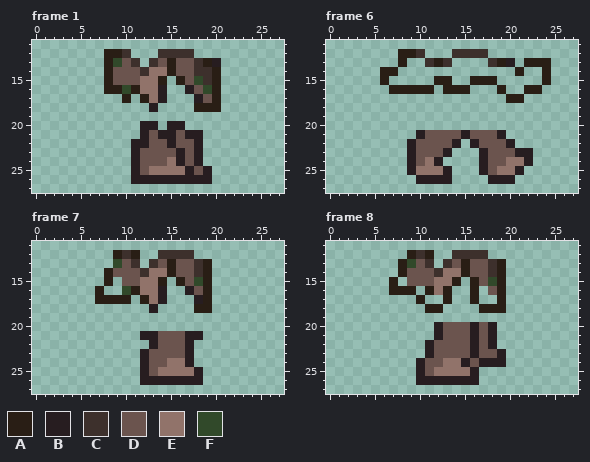
Pixel-art file -- Sources/Modules/Yggdrasil/KelpCurtain/Items/Armors/Witherbark/WitherbarkBreastPlate_Cloak_ase.ase. The picture above was drawn from the file before the commit.
30x28 pixels, 20 frames. Shown: frame 1: x 0..27, y 11..27; frame 6: x 0..27, y 11..27; frame 7: x 0..27, y 11..27; frame 8: x 0..27, y 11..27. The commit also changed other frames, which this record leaves out.
Visible layers, top first: "Layer 1", "Sprite Sheet".
Palette (. is transparent): A #291e15  B #271d20  C #3d302c  D #6b544e  E #91736a  F #31492a
Pixels before, frame 1, first column x 8:
12 AAC...CCCC...
13 AFDC.CDADDCAB
14 ADDDCEEADDCCA
15 ADDDEEA.ADFCA
16 AAFAEEB..BDFA
17 ..A.AEB...BDA
18 .....B....AAA
19 .............
20 ....BB.BB....
21 ....BDBBDBB..
22 ...BBDDBDDB..
23 ...BDDDDBDB..
24 ...BDDDEBDB..
25 ...BDEEEEBDB.
26 ...BBBBBBBBB.
Pixels before, frame 6, first column x 6:
12 ..AAC...CCCC.......
13 ..A..CAC....CAB.AAA
14 AA.............A..A
15 A.....AA..AAA.....A
16 .AAAAA.AAA...A..AA.
17 ..............AA...
18 ...................
19 ...................
20 ...................
21 ....BDDDDBDDDB.....
22 ...BDDDDB.BDDDB....
23 ...BDDDB...BDDDBB..
24 ...BDEB....BDDEEB..
25 ...BEEEB...BDEEB...
26 ....BBBB....BBB....
Pixels before, frame 7, first column x 7:
12 ..ACA..CCCC..
13 ..FDC.CDADDCA
14 .ADDDCEEADDCA
15 .A.DDEEA.ADFA
16 A..FAEEB..BDA
17 AAAA.AEB...BA
18 ......B....AA
19 .............
20 .............
21 .....BBDDDBB.
22 ......BDDDB..
23 .....BDDDDB..
24 .....BDDEEB..
25 .....BDEEEEB.
26 .....BBBBBBB.
Pixels before, frame 8, first column x 7:
12 ..ACA..CCCC..
13 .AFDC.CDADDCA
14 .ADDDCEEADDCA
15 A.DDDEEA.ADFA
16 AAA.AEA..A.DA
17 ...A..A..A..A
18 ....AA....AAA
19 .............
20 .....BDDDBDB.
21 .....BDDDBDB.
22 ....BDDDDBDB.
23 ....BDDDDBDDB
24 ...BDDEEBDBBB
25 ...BDEEEEB...
26 ...BBBBBBB...
After the commit:
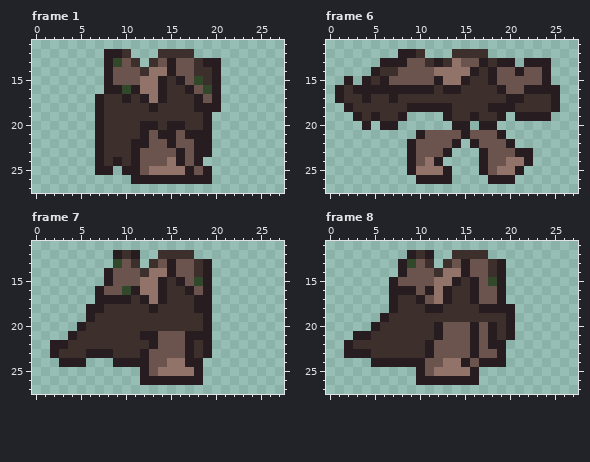
Edits made:
Changed rows in their new state; - is an unchanged pixel.
Frame 1, layers "Layer 1", "Sprite Sheet":
first column x 7:
12 -BB-----------
13 -B------B---B-
14 -B------B----B
15 -B-----BCB---B
16 -BB-B---CC---B
17 BCCBCB--CCC--B
18 BCCCCC-CCCCBBB
19 BCCCCCCCCCCCB-
20 BCCCC--C--CCB-
21 BCCCC-------B-
22 BCCC--------B-
23 BCCC--------B-
24 BCBC----------
25 BB-B----------
Frame 6, layers "Layer 1", "Sprite Sheet":
first column x 1:
12 -------BB----------------
13 -----BBBDD-B-EDDB-B--BBB-
14 ----BCCDDDDEEEEBCBDDBDDB-
15 -B-BCBDDDDDBEEBCCBDDDDDB-
16 BCBBBBBBBBBCBBCCCCBDDBBBB
17 BCCBCCBCCCCCCCCCCCCBBCCCB
18 -BCCCCCCBBBBBCCCCBBBCCCCB
19 --BCBCCB----BCCBCCB-BBBB-
20 ---B-BB------BB-BB-------
Frame 7, layers "Layer 1", "Sprite Sheet":
first column x 2:
12 -------B-B--------
13 -------------B---B
14 ------B------B---B
15 ------BD----BCB--B
16 -----BDD-B---CC--B
17 -----BBBBCB--CCC-B
18 ----BBCCCCC-CCCCBB
19 ----BCCCCCCCCCCCCB
20 ---BCCCCCCCCCCCCCB
21 --BCCCCCCC-------B
22 BBCCCCCCCCC-----CB
23 BCCCBBBCCC------CB
24 -BBB---BBB------B-
Frame 8, layers "Layer 1", "Sprite Sheet":
first column x 2:
12 -------B-B---------
13 ------B------B---B-
14 ------B------B---B-
15 -----BD-----BCB--B-
16 -----BBBDB-BCCBD-B-
17 -----BCCBDEBCCBDDB-
18 -----BCCCBBCCCCBBBB
19 ----BCCCCCCCCCCCCCB
20 ---BCCCCCC-------CB
21 -BBCCCCCCC-------CB
22 BCCCCCCCC--------B-
23 BBBCCCCCC----------
24 ---BBBBB-----------
Changed places in both pictures, as pixel boxes (x1, y1, x2, y2):
changed: (95, 49, 221, 175)
changed: (335, 49, 560, 130)
changed: (50, 250, 212, 367)
changed: (344, 250, 515, 367)
